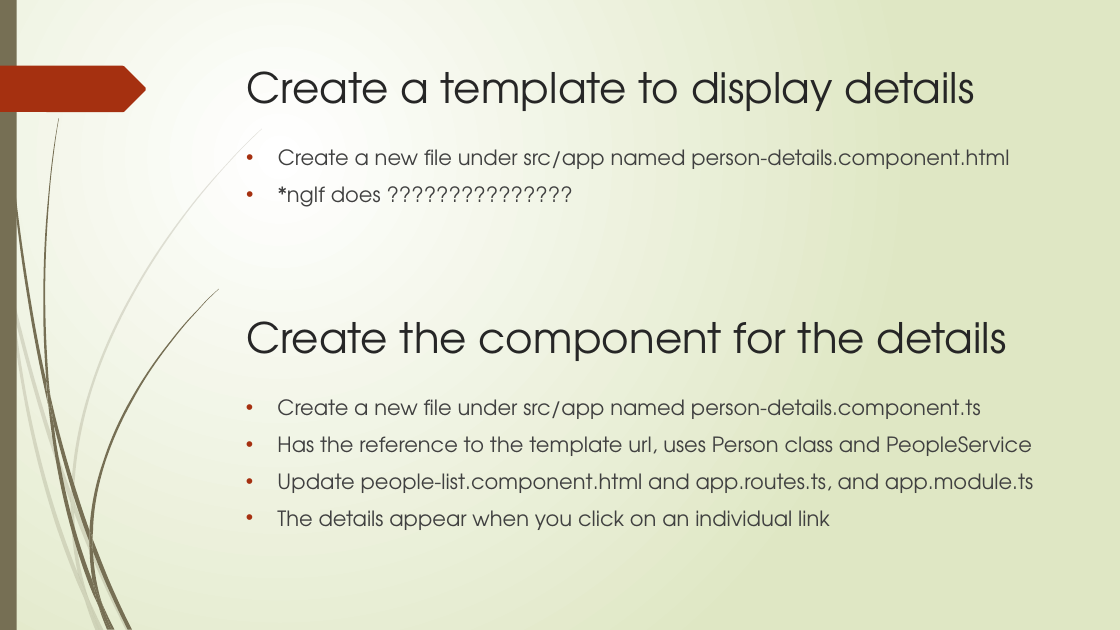
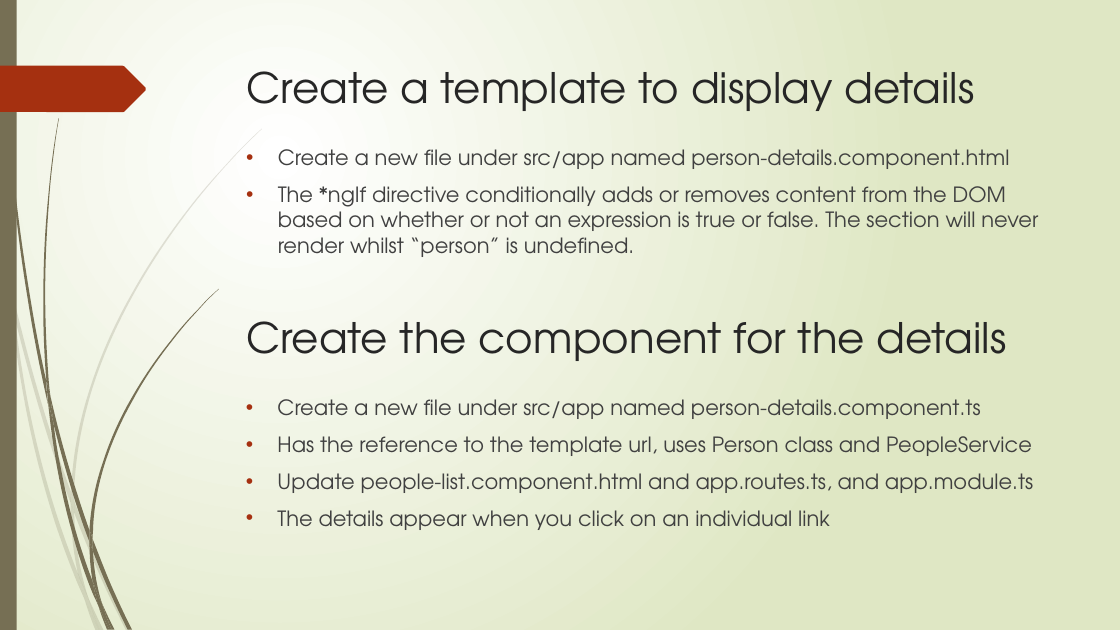
Before and after one commit to ebrumley-dbs/angular-pres, a slide deck: slide 9 of UsingAngularAndHTTP.pptx. Drawn at 1120x630 pixels with LibreOffice and Linux fonts; fonts in the diff are those of the drawing. Boxes give left, top, right and bottom in pixels: in the first picture for what was removed or moved away, otherwise in the second. Text is boxed around its words. In the diff, an @@ line names an element or a change of style, - is before the commit and + after.

```diff
--- a/UsingAngularAndHTTP.pptx
+++ b/UsingAngularAndHTTP.pptx
@@ text at [278, 186, 1038, 257]: text changed @@
-• *ngIf does ???????????????
+• The *ngIf directive conditionally adds or removes content from the DOM based on whether or not an expression is true or false. The section will never render whilst “person” is undefined.
```
Also in this commit, not shown: 2 other slides changed, 7 slides added, 1 other file.
